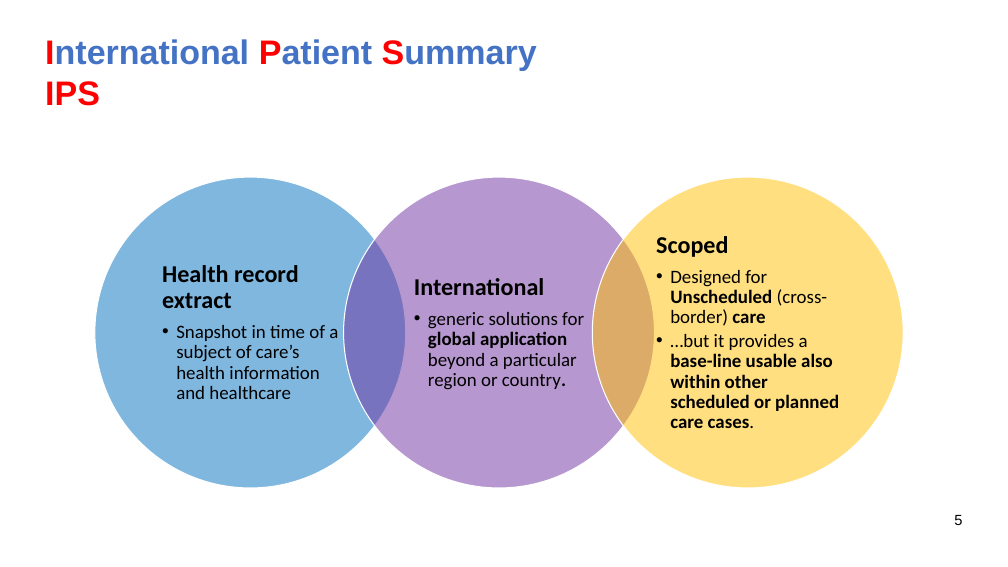
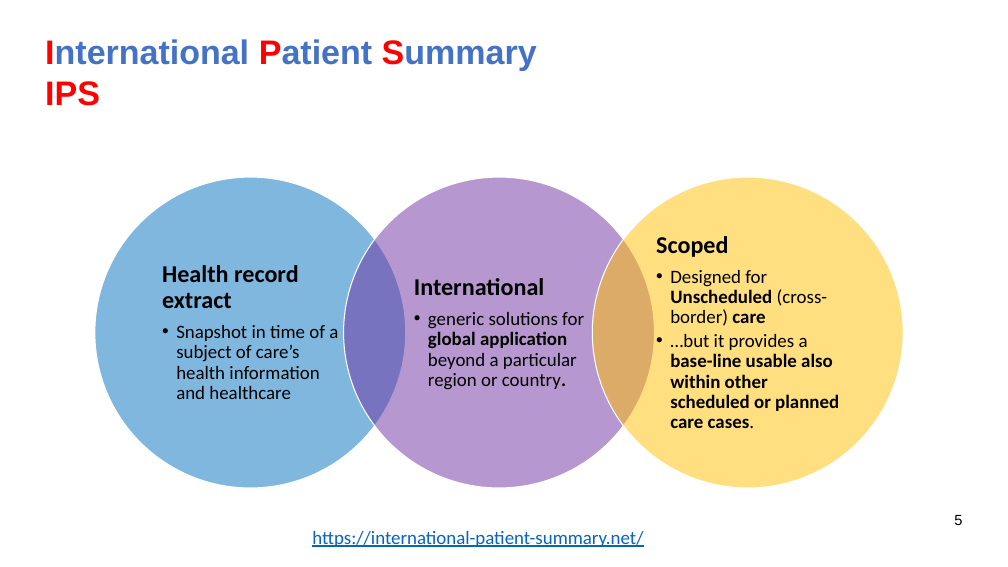
Before and after one commit to IHE/IT-Infrastructure, a slide deck: slide 5 of Presentations/IHE_ITI_sIPS.pptx. Drawn at 1008x567 pixels with LibreOffice and Linux fonts; fonts in the diff are those of the drawing; background and template pictures are left out. Boxes give left, top, right and bottom in pixels: in the first picture for what was removed or moved away, otherwise in the second. Text is boxed around its words. In the diff, an @@ line names an element or a change of style, - is before the commit and + after.

```diff
--- a/Presentations/IHE_ITI_sIPS.pptx
+++ b/Presentations/IHE_ITI_sIPS.pptx
@@ text added at [312,531,643,547], 18 pt, text #0563C1, underline @@
+https://international-patient-summary.net/
```
Also in this commit, not shown: 12 other slides changed, 8 slides added, 1 other file.
